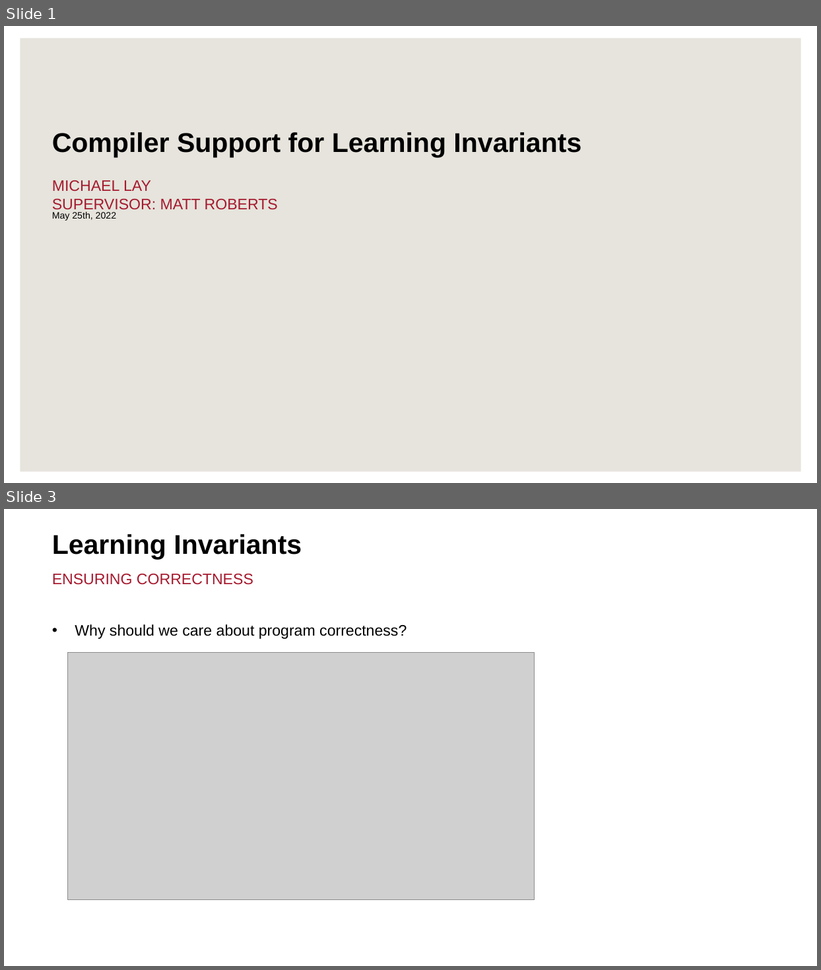
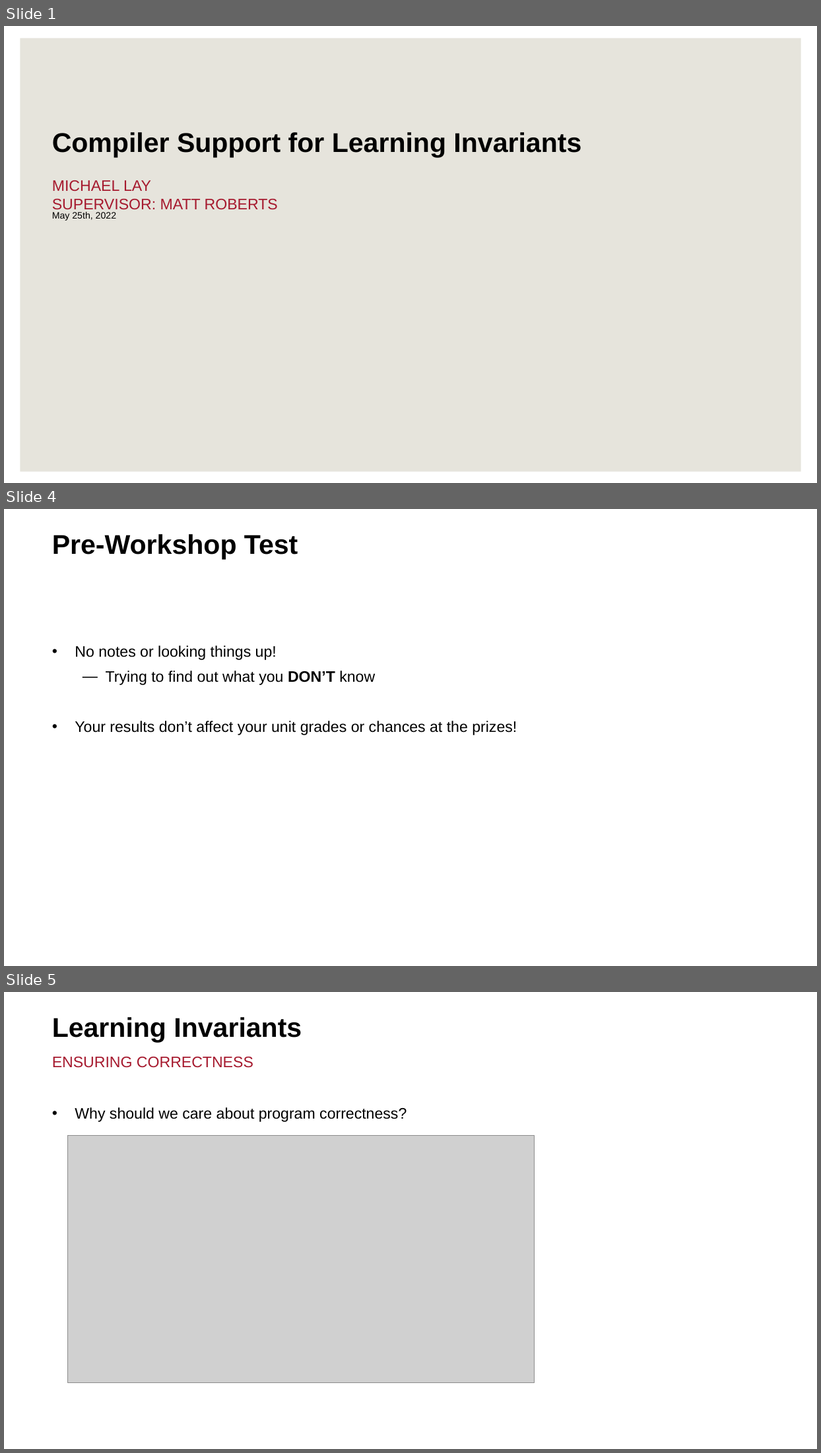
Before and after one commit to MicAu/Workshop, a slide deck: presentation.pptx. Shown one above the other, each under a label of ours: slides 1 and 3 before the commit, slides 1, 4 and 5 after it; the slides between them are not shown. The pictures are 821x970 and 821x1453 pixels, drawn with LibreOffice and Linux fonts; fonts in the diff are those of the drawing; grey boxes stand for pictures; background and template pictures are left out. Boxes give left, top, right and bottom in pixels: in the first picture for what was removed or moved away, otherwise in the second. Text is boxed around its words. In the diff, an @@ line names an element or a change of style, - is before the commit and + after.

```diff
--- a/presentation.pptx
+++ b/presentation.pptx
@@ slide 4 added at (x1=4, y1=509, x2=817, y2=966), background #FFFFFF @@
@@ title added at (x1=52, y1=534, x2=298, y2=560), 32 pt, text #000000, bold @@
+Pre-Workshop Test
@@ text added at (x1=75, y1=646, x2=517, y2=735), 18 pt, text #000000 @@
+• No notes or looking things up!
+  ― Trying to find out what you DON’T know
+• Your results don’t affect your unit grades or chances at the prizes!
@@ what was slide 3 is now slide 5 @@
```
Also in this commit, not shown: 4 slides changed, 1 other slide added, 1 slide removed, 15 other files.
